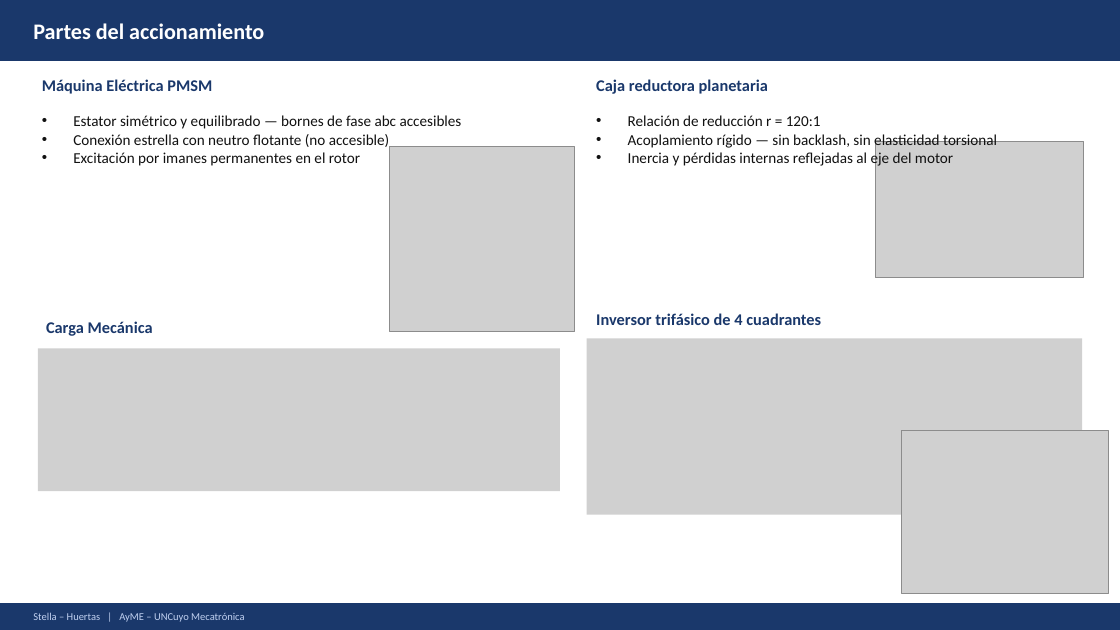
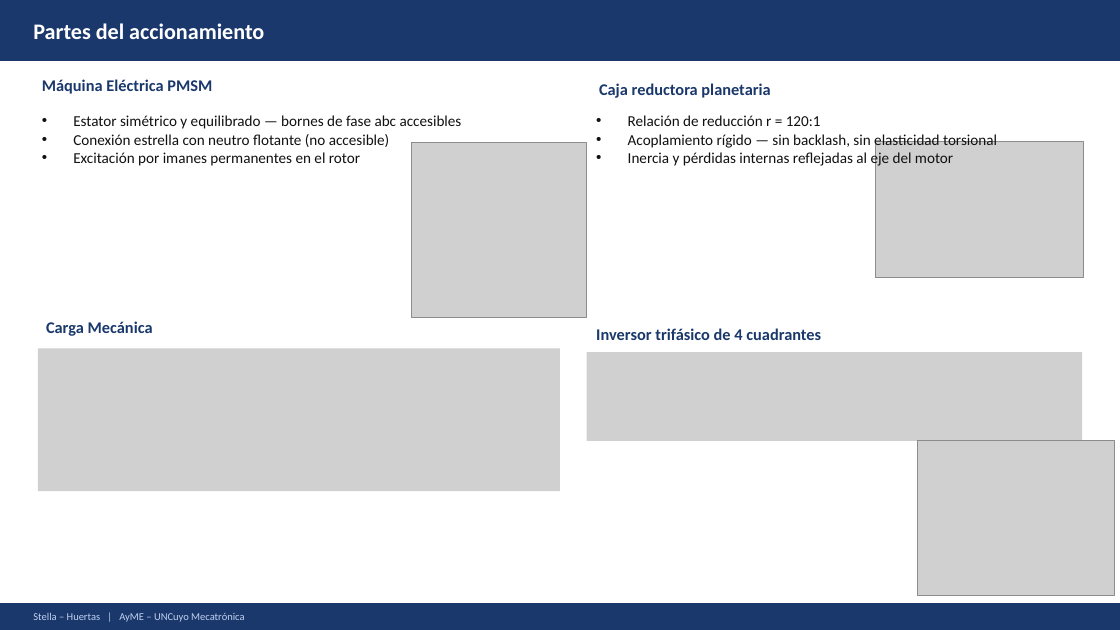
Before and after one commit to Juan-Stella/Automatica-y-maquinas-electricas-final, a slide deck: slide 4 of Presentación/AyME_Stella_Huertas_Presentacion_Correcciones_reducido.pptx. Drawn at 1120x630 pixels with LibreOffice and Linux fonts; fonts in the diff are those of the drawing; grey boxes stand for pictures. Boxes give left, top, right and bottom in pixels: in the first picture for what was removed or moved away, otherwise in the second. Text is boxed around its words. In the diff, an @@ line names an element or a change of style, - is before the commit and + after.

```diff
--- a/Presentación/AyME_Stella_Huertas_Presentacion_Correcciones_reducido.pptx
+++ b/Presentación/AyME_Stella_Huertas_Presentacion_Correcciones_reducido.pptx
@@ text "Caja reductora planetaria": place and size @@
-text "Caja reductora planetaria" at <box>596,79,768,94</box>
+text "Caja reductora planetaria" at <box>599,83,770,98</box>
@@ picture: place and size @@
-picture at <box>390,147,575,332</box>
+picture at <box>412,142,586,317</box>
@@ text "Inversor trifásico de 4 cuadrantes": place and size @@
-text "Inversor trifásico de 4 cuadrantes" at <box>596,313,821,325</box>
+text "Inversor trifásico de 4 cuadrantes" at <box>596,328,821,340</box>
@@ picture: place and size @@
-picture at <box>586,339,1082,515</box>
+picture at <box>586,352,1082,441</box>
@@ picture: place and size @@
-picture at <box>902,431,1109,594</box>
+picture at <box>918,441,1114,596</box>
```
Also in this commit, not shown: 5 other slides changed.
